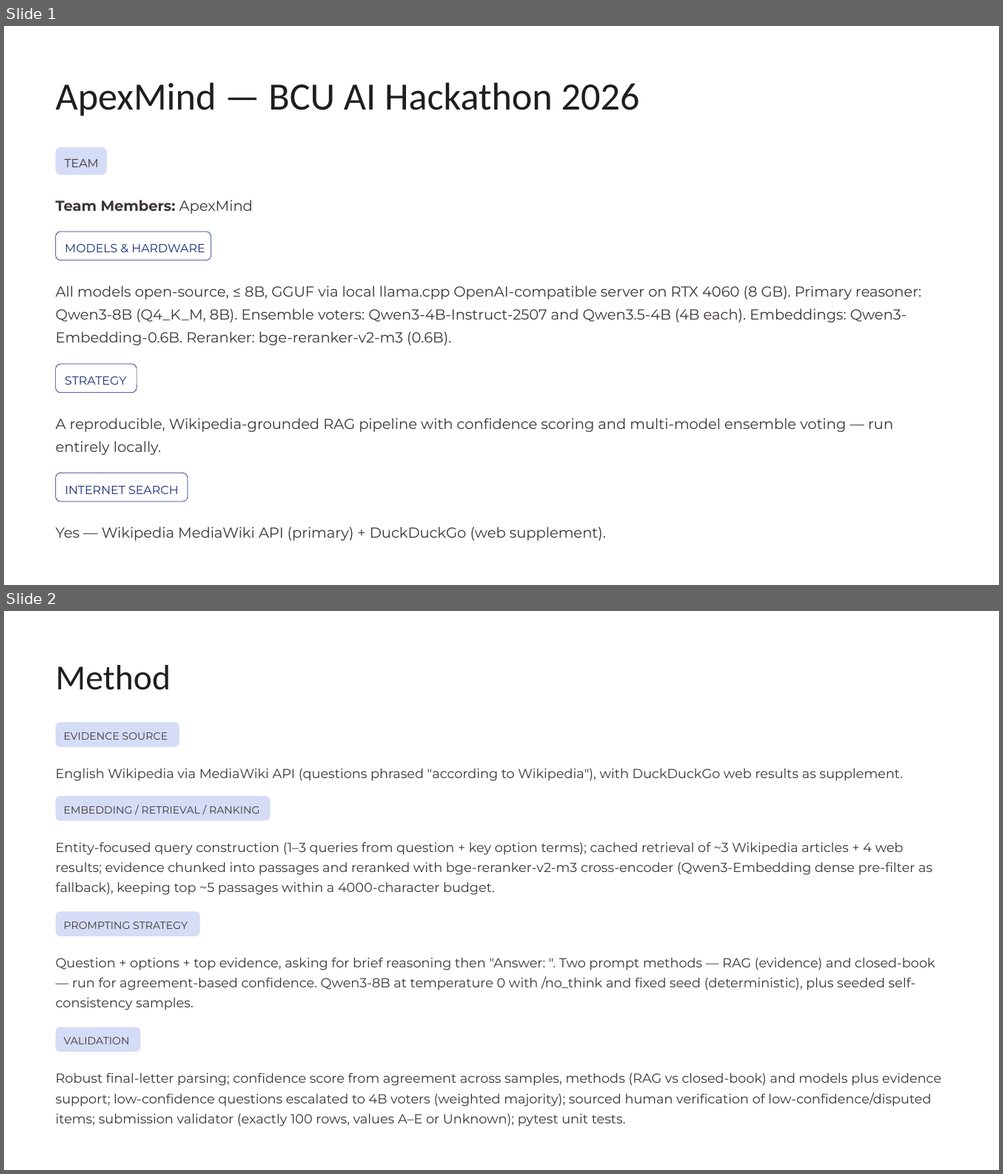
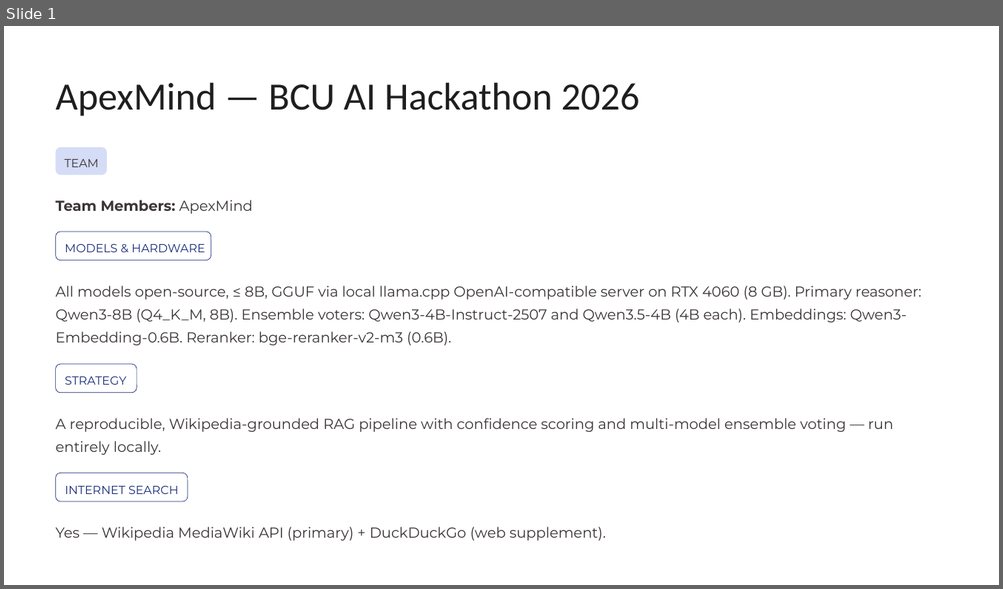
Before and after one commit to tejiri-code/BCU-AI-Hackathon-2026, a slide deck: slides/ApexMind-BCU-AI-Hackathon-2026.pptx. Shown one above the other, each under a label of ours: slides 1 and 2 before the commit, slide 1 after it. The pictures are 1003x1174 and 1003x589 pixels, drawn with LibreOffice and Linux fonts; fonts in the diff are those of the drawing. Boxes give left, top, right and bottom in pixels: in the first picture for what was removed or moved away, otherwise in the second. Text is boxed around its words. In the diff, an @@ line names an element or a change of style, - is before the commit and + after.

Commit message:
slide v2

```diff
--- a/slides/ApexMind-BCU-AI-Hackathon-2026.pptx
+++ b/slides/ApexMind-BCU-AI-Hackathon-2026.pptx
@@ slide 2 removed at (x1=4, y1=611, x2=999, y2=1170), background #FFFFFF @@
@@ text removed at (x1=56, y1=665, x2=170, y2=690) @@
-Method
@@ rounded rectangle removed at (x1=56, y1=723, x2=180, y2=747) @@
@@ text removed at (x1=64, y1=732, x2=168, y2=740) @@
-EVIDENCE SOURCE
@@ text removed at (x1=56, y1=769, x2=902, y2=781) @@
-English Wikipedia via MediaWiki API (questions phrased "according to Wikipedia"), with DuckDuckGo web results as supplement.
@@ rounded rectangle removed at (x1=56, y1=796, x2=270, y2=821) @@
@@ text removed at (x1=64, y1=806, x2=259, y2=814) @@
-EMBEDDING / RETRIEVAL / RANKING
@@ text removed at (x1=56, y1=842, x2=932, y2=895) @@
-Entity-focused query construction (1–3 queries from question + key option terms); cached retrieval of ~3 Wikipedia articles + 4 web results; evidence chunked into passages and reranked with bge-reranker-v2-m3 cross-encoder (Qwen3-Embedding dense pre-filter as fallback), keeping top ~5 passages within a 4000-character budget.
@@ rounded rectangle removed at (x1=56, y1=911, x2=200, y2=936) @@
@@ text removed at (x1=64, y1=922, x2=188, y2=929) @@
-PROMPTING STRATEGY
@@ text removed at (x1=56, y1=957, x2=935, y2=1011) @@
-Question + options + top evidence, asking for brief reasoning then "Answer: ". Two prompt methods — RAG (evidence) and closed-book — run for agreement-based confidence. Qwen3-8B at temperature 0 with /no_think and fixed seed (deterministic), plus seeded self-consistency samples.
@@ rounded rectangle removed at (x1=56, y1=1028, x2=140, y2=1053) @@
@@ text removed at (x1=64, y1=1037, x2=130, y2=1045) @@
-VALIDATION
@@ text removed at (x1=56, y1=1073, x2=941, y2=1127) @@
-Robust final-letter parsing; confidence score from agreement across samples, methods (RAG vs closed-book) and models plus evidence support; low-confidence questions escalated to 4B voters (weighted majority); sourced human verification of low-confidence/disputed items; submission validator (exactly 100 rows, values A–E or Unknown); pytest unit tests.
```
Also in this commit, not shown: 1 slide changed, 1 slide added.
